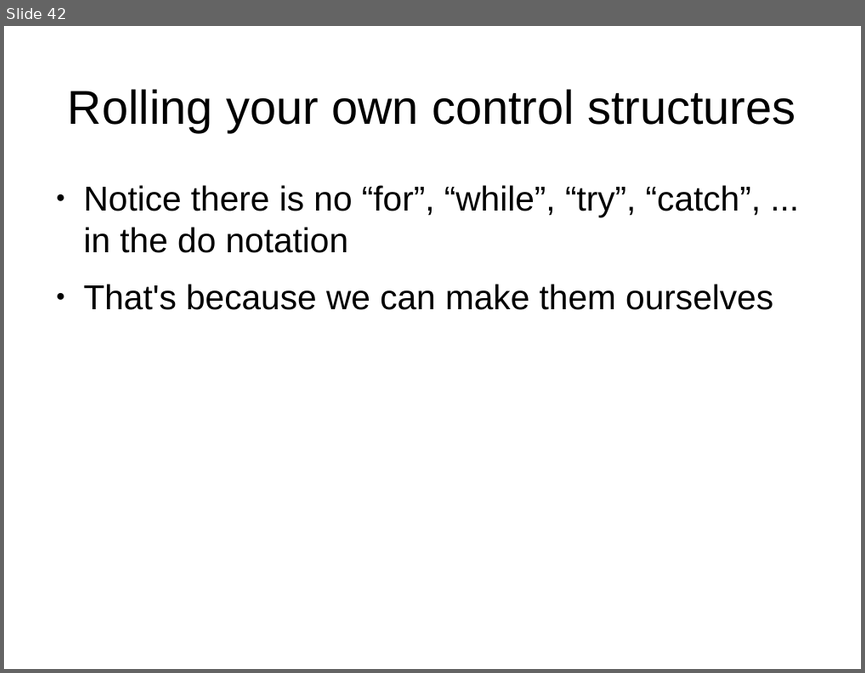
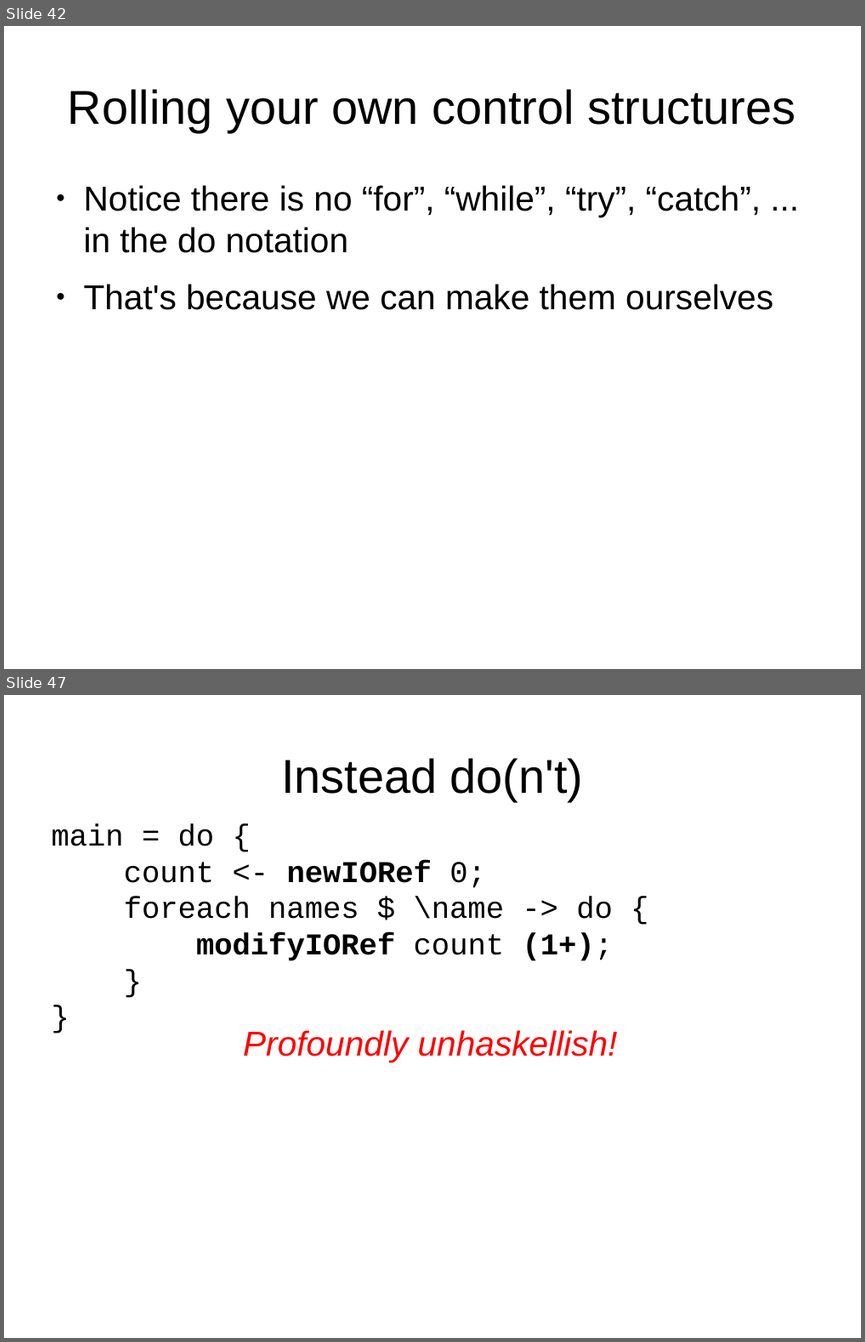
Before and after one commit to luqui/luqui-misc, a slide deck: work/present/monads/monads.odp. Shown one above the other, each under a label of ours: slide 42 before the commit, slides 42 and 47 after it; the slides between them are not shown. The pictures are 865x673 and 865x1342 pixels, drawn with LibreOffice and Linux fonts; fonts in the diff are those of the drawing. Boxes give left, top, right and bottom in pixels: in the first picture for what was removed or moved away, otherwise in the second. Text is boxed around its words. In the diff, an @@ line names an element or a change of style, - is before the commit and + after.

```diff
--- a/work/present/monads/monads.odp
+++ b/work/present/monads/monads.odp
@@ slide 47 added at box(4, 695, 861, 1338), background #FFFFFF @@
@@ title added at box(281, 758, 583, 801), 44 pt, text #000000 @@
+Instead do(n't)
@@ text added at box(52, 824, 613, 961), 28 pt, text #000000 @@
+main = do {
+count <- newIORef 0;
+foreach names $ \name -> do {
+modifyIORef count (1+);
+}
+}
@@ text added at box(243, 1030, 618, 1062), 32 pt, text #FF0000, italic @@
+Profoundly unhaskellish!
```
Also in this commit, not shown: 1 slide changed, 4 other slides added.
